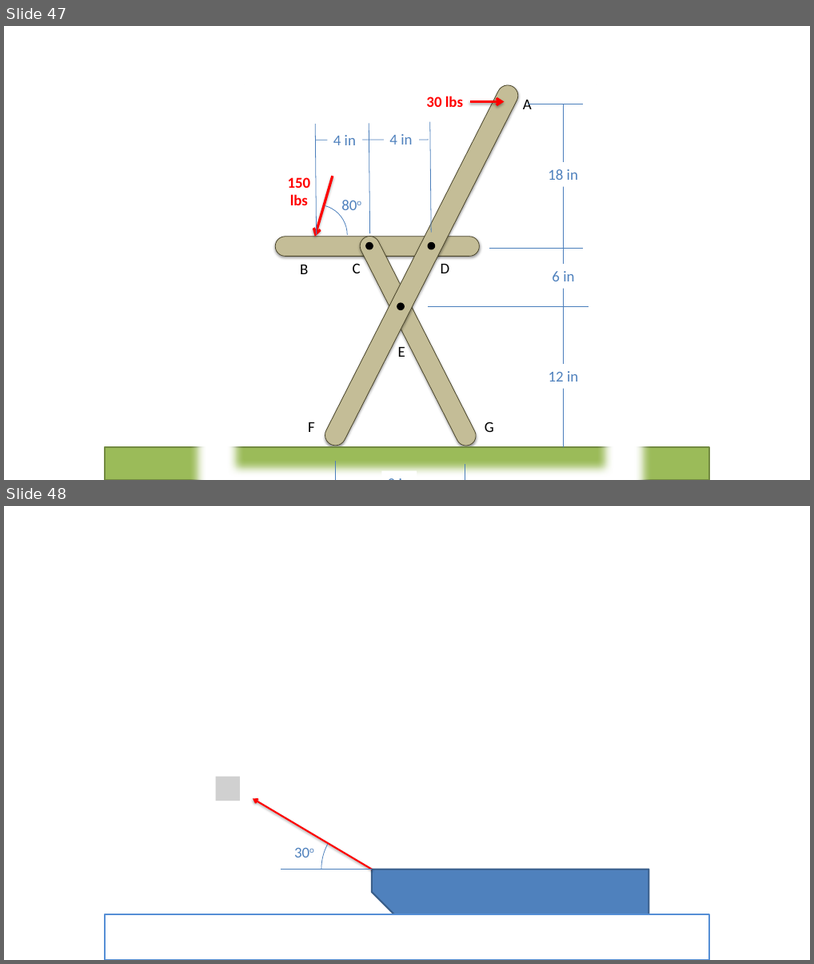
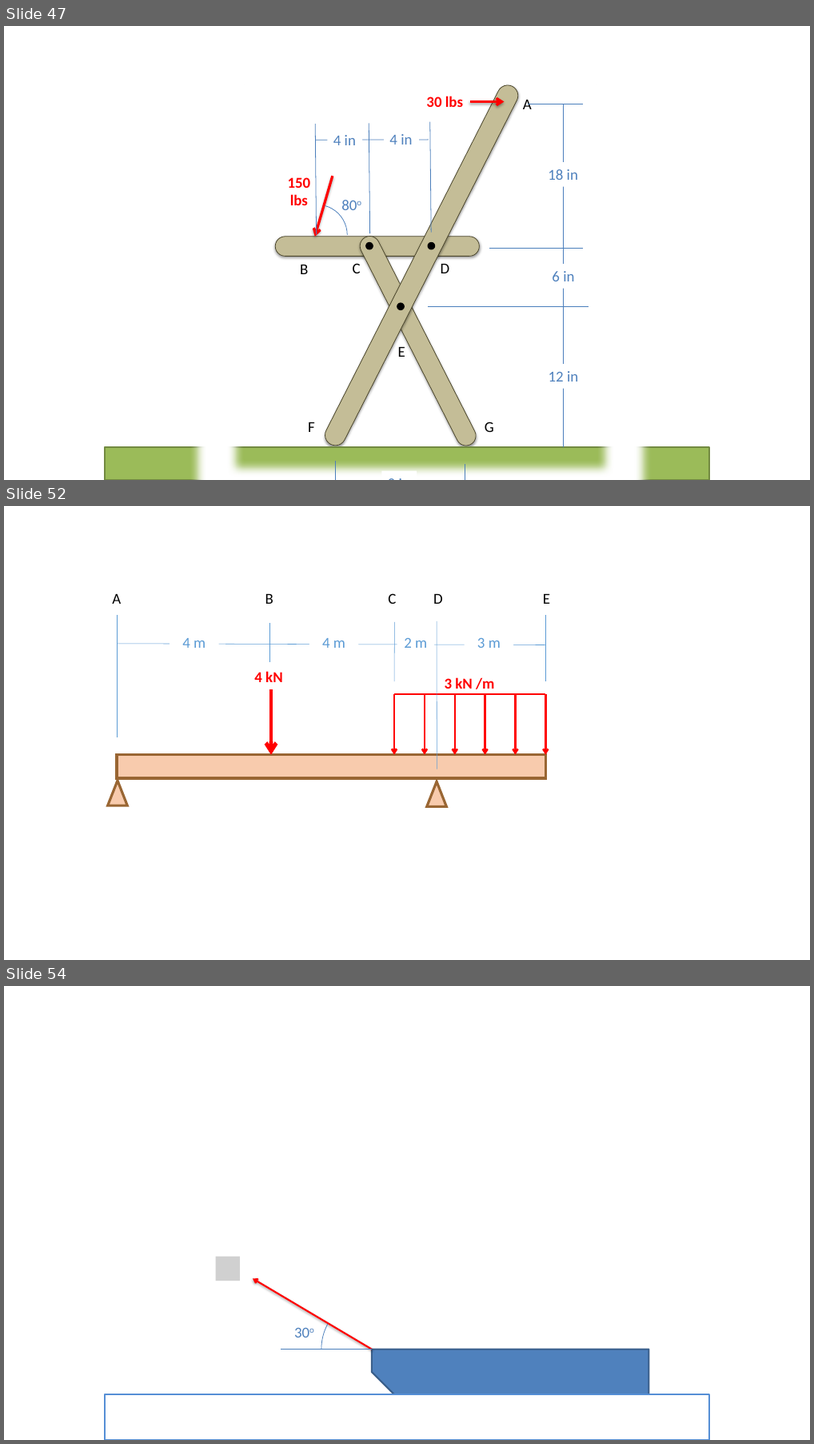
Before and after one commit to JacobMoore/mechanics_textbook, a slide deck: Homework Problems/Homework_Diagrams.pptx. Shown one above the other, each under a label of ours: slides 47 and 48 before the commit, slides 47, 52 and 54 after it; the slides between them are not shown. The pictures are 814x964 and 814x1444 pixels, drawn with LibreOffice and Linux fonts; fonts in the diff are those of the drawing; grey boxes stand for pictures. Boxes give left, top, right and bottom in pixels: in the first picture for what was removed or moved away, otherwise in the second. Text is boxed around its words. In the diff, an @@ line names an element or a change of style, - is before the commit and + after.

```diff
--- a/Homework Problems/Homework_Diagrams.pptx
+++ b/Homework Problems/Homework_Diagrams.pptx
@@ slide 52 added at (x1=4, y1=506, x2=810, y2=960), background #FFFFFF @@
@@ text added at (x1=112, y1=594, x2=121, y2=604), 18 pt, text #000000 @@
+A
@@ text added at (x1=266, y1=594, x2=274, y2=604), 18 pt, text #000000 @@
+B
@@ text added at (x1=388, y1=593, x2=396, y2=604), 18 pt, text #000000 @@
+C
@@ text added at (x1=434, y1=594, x2=443, y2=604), 18 pt, text #000000 @@
+D
@@ text added at (x1=543, y1=594, x2=550, y2=604), 18 pt, text #000000 @@
+E
@@ line added from (117, 738) to (117, 615), #5B9BD5 0.5 pt @@
@@ line added from (270, 661) to (270, 623), #5B9BD5 0.5 pt @@
@@ line added from (394, 681) to (394, 622), #5B9BD5 0.5 pt @@
@@ line added from (437, 769) to (437, 621), #5B9BD5 0.5 pt @@
@@ line added from (546, 681) to (546, 615), #5B9BD5 0.5 pt @@
@@ line added from (118, 644) to (546, 645), #5B9BD5 0.5 pt @@
@@ text added at (x1=182, y1=638, x2=206, y2=648), 18 pt, text #5B9BD5 @@
+4 m
@@ text added at (x1=322, y1=638, x2=346, y2=648), 18 pt, text #5B9BD5 @@
+4 m
@@ text added at (x1=404, y1=638, x2=427, y2=648), 18 pt, text #5B9BD5 @@
+2 m
@@ text added at (x1=478, y1=638, x2=501, y2=648), 18 pt, text #5B9BD5 @@
+3 m
@@ text added at (x1=254, y1=671, x2=282, y2=682), 18 pt, text #FF0000, bold @@
+4 kN
@@ arrow added from (271, 689) to (271, 755), #FF0000 4.5 pt @@
@@ arrow added from (394, 694) to (394, 755), #FF0000 2.25 pt @@
@@ line added from (546, 694) to (394, 694), #FF0000 2.25 pt @@
@@ arrow added from (425, 694) to (425, 755), #FF0000 2.25 pt @@
@@ text added at (x1=445, y1=677, x2=494, y2=689), 18 pt, text #FF0000, bold @@
+3 kN /m
@@ arrow added from (455, 694) to (455, 755), #FF0000 2.25 pt @@
@@ arrow added from (486, 694) to (486, 755), #FF0000 2.25 pt @@
@@ arrow added from (516, 694) to (516, 755), #FF0000 2.25 pt @@
@@ arrow added from (546, 694) to (546, 755), #FF0000 2.25 pt @@
@@ rectangle added at (x1=117, y1=755, x2=546, y2=778), fill #F8CBAD, outline #996633 3 pt @@
@@ triangle added at (x1=108, y1=780, x2=128, y2=805), fill #F8CBAD, outline #996633 3 pt @@
@@ triangle added at (x1=427, y1=781, x2=447, y2=806), fill #F8CBAD, outline #996633 3 pt @@
@@ what was slide 48 is now slide 54 @@
```
Also in this commit, not shown: 5 other slides added, 21 other files.
